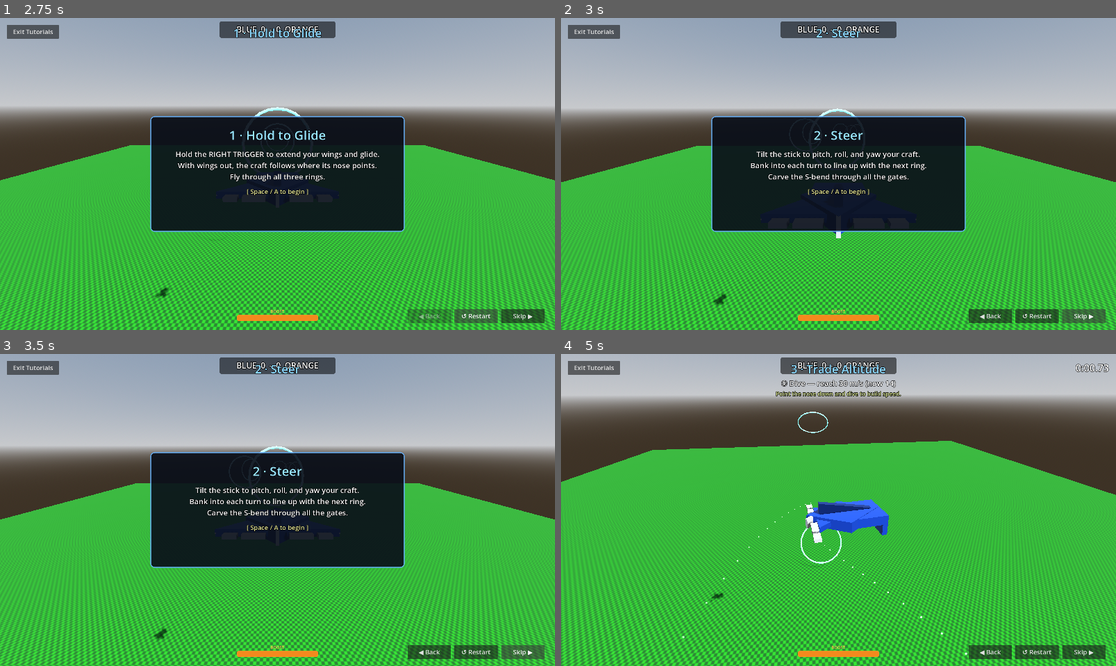
Above: before the commit, frames 1-4 (two rows, left to right).
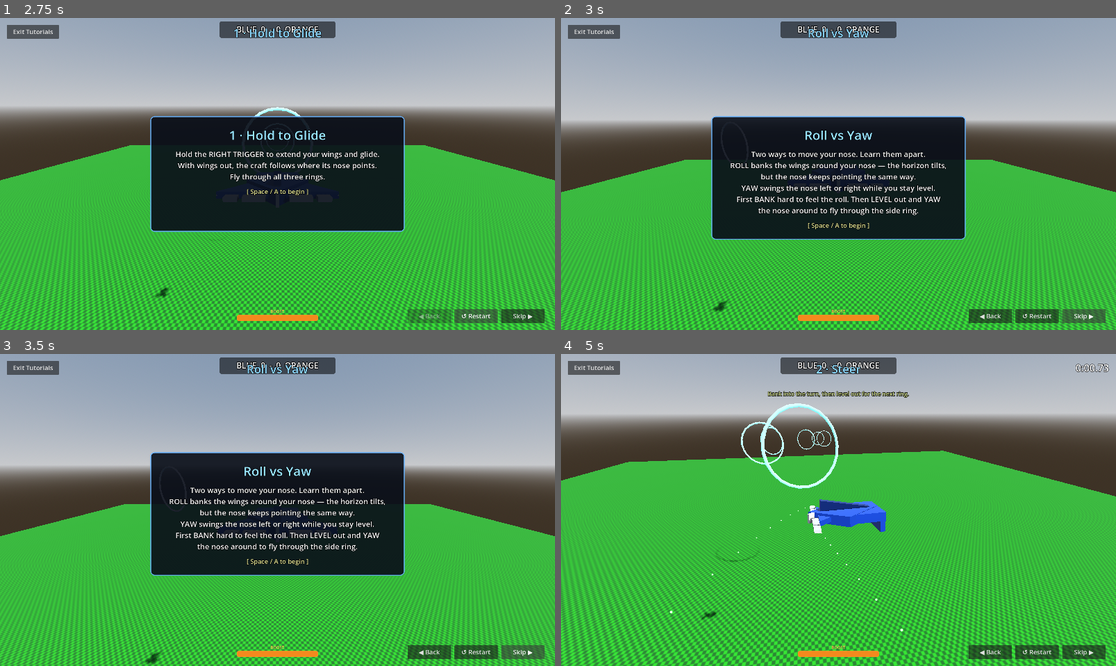
Above: after the commit, the same moments.

Repository: westonkelliher/glider
Game: Godot game, scene res://tutorial/tutorial.tscn
Same seed, same stepped clock (60 frames per second), same inputs: the game is played once before the commit and once after it. This scene is started directly instead of the project's main scene.
Inputs (mouse positions are in pixels of both pictures, inside the frame that each line leads up to):
- Up to frame 1 (2.75 s): click "↺ Restart" at 0.5 s; click "↺ Restart" at 1.25 s; click "↺ Restart" at 2 s
- Up to frame 2 (3 s): click "Skip ▶" at 2.75 s
- Up to frame 3 (3.5 s): no input
- Up to frame 4 (5 s): click "Skip ▶" at 3.5 s; tap Enter (ui_accept) at 4.25, 4.52 s; move the mouse to (960, 494) at 4.27 s; hold D (move_right) from 4.28 s (still down); hold Right mouse button (boost) from 4.28 s (still down); click (960, 494) at 4.42 s

Frame 1 is identical in both runs. In frame 2, 26% of the frame differs, in the area x 0-100%, y 3-100%; in frame 3, 28%; in frame 4, 37%.

Commit message:
Boost FX, roll-vs-yaw tutorial, recessed goals + line, AI soft boost
- Punchier boost exhaust (hot-core particles + tail glow light)
- New early tutorial stage teaching roll vs yaw
- Recess goal triggers behind a drawn goal line so ball must cross
- AI gets unlimited but softer boost (no tank), player reserve unchanged
- Mark verified-done TODO items

Co-Authored-By: Claude Opus 4.8 (1M context) <noreply@anthropic.com>

Diff:
--- a/environment/arena.tscn
+++ b/environment/arena.tscn
@@ -19,6 +19,29 @@
 transparency = 1
 albedo_color = Color(1, 0.5, 0.15, 0.45)
 
+; --- goal-line markers: bright unshaded strips on the floor at each mouth plane ---
+[sub_resource type="StandardMaterial3D" id="line_blue_mat"]
+shading_mode = 0
+albedo_color = Color(0.3, 0.6, 1, 1)
+emission_enabled = true
+emission = Color(0.3, 0.6, 1, 1)
+emission_energy_multiplier = 2.0
+
+[sub_resource type="StandardMaterial3D" id="line_orange_mat"]
+shading_mode = 0
+albedo_color = Color(1, 0.55, 0.15, 1)
+emission_enabled = true
+emission = Color(1, 0.55, 0.15, 1)
+emission_energy_multiplier = 2.0
+
+[sub_resource type="BoxMesh" id="mesh_line_north"]
+material = SubResource("line_blue_mat")
+size = Vector3(80, 0.1, 0.5)
+
+[sub_resource type="BoxMesh" id="mesh_line_south"]
+material = SubResource("line_orange_mat")
+size = Vector3(80, 0.1, 0.5)
+
 [sub_resource type="BoxMesh" id="mesh_side"]
 material = SubResource("wall_mat")
 size = Vector3(3, 70, 400)
@@ -57,6 +80,11 @@
 
 [sub_resource type="BoxShape3D" id="shape_goal"]
 size = Vector3(80, 36, 30)
+
+; recessed goal-trigger shape: depth 24, sits behind the mouth so the ball must
+; fully cross the goal line (mouth plane) before the Area3D fires.
+[sub_resource type="BoxShape3D" id="shape_goal_trigger"]
+size = Vector3(80, 36, 24)
 
 [sub_resource type="BoxShape3D" id="shape_goal_back"]
 size = Vector3(80, 36, 3)
@@ -238,7 +266,8 @@
 surface_material_override/0 = SubResource("goal_blue_mat")
 
 [node name="Shape" type="CollisionShape3D" parent="GoalNorth"]
-shape = SubResource("shape_goal")
+transform = Transform3D(1, 0, 0, 0, 1, 0, 0, 0, 1, 0, 0, 1)
+shape = SubResource("shape_goal_trigger")
 
 [node name="GoalSouth" type="Area3D" parent="."]
 transform = Transform3D(1, 0, 0, 0, 1, 0, 0, 0, 1, 0, 18, -215)
@@ -249,7 +278,16 @@
 surface_material_override/0 = SubResource("goal_orange_mat")
 
 [node name="Shape" type="CollisionShape3D" parent="GoalSouth"]
-shape = SubResource("shape_goal")
+transform = Transform3D(1, 0, 0, 0, 1, 0, 0, 0, 1, 0, 0, -1)
+shape = SubResource("shape_goal_trigger")
+
+[node name="GoalLineNorth" type="MeshInstance3D" parent="."]
+transform = Transform3D(1, 0, 0, 0, 1, 0, 0, 0, 1, 0, 0.06, 200)
+mesh = SubResource("mesh_line_north")
+
+[node name="GoalLineSouth" type="MeshInstance3D" parent="."]
+transform = Transform3D(1, 0, 0, 0, 1, 0, 0, 0, 1, 0, 0.06, -200)
+mesh = SubResource("mesh_line_south")
 
 [node name="Ceiling" type="MeshInstance3D" parent="."]
 transform = Transform3D(1, 0, 0, 0, 1, 0, 0, 0, 1, 0, 71.5, 0)
--- a/scripts/glider_body.gd
+++ b/scripts/glider_body.gd
@@ -15,6 +15,8 @@
 const BOOST_DRAIN := 45.0          # units/sec while boosting (~2.2s of full tank)
 const BOOST_RECHARGE := 22.0       # units/sec once recharging
 const BOOST_RECHARGE_DELAY := 8.0  # sec of no boosting before the tank refills
+const BOOST_FORCE := 50.0           # nose-ward accel while boosting (player)
+const AI_BOOST_FORCE := 34.0        # softer accel for the AI (see AI boost below)
 
 
 ## Flight tuning — PRIMARY/SECONDARY presets, toggled live with T or the pause menu.
@@ -65,6 +67,8 @@
 var _boost_locked := false
 ## Exhaust flame, emitting only while boosting (created for every glider).
 var _boost_fx: CPUParticles3D
+## Warm point light pulsing at the tail while boosting (sells the glow).
+var _boost_light: OmniLight3D
 
 
 ## Controls.
@@ -95,6 +99,8 @@
 	_apply_team_color(AI_COLOR if is_ai else PLAYER_COLOR)
 	_boost_fx = _make_boost_fx()
 	add_child(_boost_fx)
+	_boost_light = _make_boost_light()
+	add_child(_boost_light)
 	if is_ai:
 		controller = _make_ai_controller()
 	else:
@@ -113,37 +119,67 @@
 	var fx := CPUParticles3D.new()
 	fx.emitting = false
 	fx.local_coords = false
-	fx.amount = 40
-	fx.lifetime = 0.4
+	fx.amount = 140
+	fx.lifetime = 0.5
 	fx.position = Vector3(0.0, 0.05, 0.7)
+	# Seed the jet from a small disc across the exhaust so it reads as a column,
+	# not a single point.
+	fx.emission_shape = CPUParticles3D.EMISSION_SHAPE_SPHERE
+	fx.emission_sphere_radius = 0.12
 	fx.direction = Vector3(0.0, 0.0, 1.0)
-	fx.spread = 16.0
-	fx.initial_velocity_min = 7.0
-	fx.initial_velocity_max = 11.0
+	fx.spread = 11.0
+	fx.initial_velocity_min = 11.0
+	fx.initial_velocity_max = 18.0
 	fx.gravity = Vector3.ZERO
-	fx.scale_amount_min = 0.5
-	fx.scale_amount_max = 0.9
-	var shrink := Curve.new()
-	shrink.add_point(Vector2(0.0, 1.0))
-	shrink.add_point(Vector2(1.0, 0.0))
-	fx.scale_amount_curve = shrink
+	# A touch of drag so the tail decelerates and bunches into a soft smoke puff.
+	fx.damping_min = 6.0
+	fx.damping_max = 10.0
+	fx.scale_amount_min = 0.6
+	fx.scale_amount_max = 1.1
+	# Grow slightly off the nozzle, then taper to nothing as it cools.
+	var taper := Curve.new()
+	taper.add_point(Vector2(0.0, 0.55))
+	taper.add_point(Vector2(0.18, 1.0))
+	taper.add_point(Vector2(1.0, 0.0))
+	fx.scale_amount_curve = taper
+	# White-yellow core -> orange -> red -> dark smoke fade.
 	var grad := Gradient.new()
-	grad.set_color(0, Color(1.0, 0.85, 0.4, 1.0))   # hot core
-	grad.set_color(1, Color(1.0, 0.25, 0.0, 0.0))   # fades to dim red
+	grad.offsets = PackedFloat32Array([0.0, 0.25, 0.6, 1.0])
+	grad.colors = PackedColorArray([
+		Color(1.0, 1.0, 0.92, 1.0),   # white-hot core
+		Color(1.0, 0.78, 0.25, 1.0),  # yellow
+		Color(1.0, 0.30, 0.04, 0.7),  # orange-red
+		Color(0.25, 0.10, 0.08, 0.0), # smoke fade-out
+	])
 	fx.color_ramp = grad
 	var ball := SphereMesh.new()
-	ball.radius = 0.13
-	ball.height = 0.26
+	ball.radius = 0.14
+	ball.height = 0.28
 	ball.radial_segments = 6
 	ball.rings = 3
 	var mat := StandardMaterial3D.new()
 	mat.shading_mode = BaseMaterial3D.SHADING_MODE_UNSHADED
 	mat.vertex_color_use_as_albedo = true
+	# Additive billboards give the overlapping particles a bloomy glow.
+	mat.billboard_mode = BaseMaterial3D.BILLBOARD_ENABLED
 	mat.blend_mode = BaseMaterial3D.BLEND_MODE_ADD
 	mat.transparency = BaseMaterial3D.TRANSPARENCY_ALPHA
+	mat.disable_receive_shadows = true
 	ball.material = mat
 	fx.mesh = ball
 	return fx
+
+
+## Warm omni light parented at the tail, lit only while boosting so the exhaust
+## casts a believable glow on the craft and nearby surfaces.
+func _make_boost_light() -> OmniLight3D:
+	var light := OmniLight3D.new()
+	light.position = Vector3(0.0, 0.05, 0.85)
+	light.light_color = Color(1.0, 0.55, 0.18)
+	light.light_energy = 0.0          # off until boosting (set in toggle)
+	light.omni_range = 3.5
+	light.shadow_enabled = false
+	return light
 
 
 ## Paint the body in the team color with a Rocket-League-ish metallic finish.
@@ -285,19 +321,27 @@
 	# Releasing the button clears the empty-tank lock so the next press can boost.
 	if not ctl.boost:
 		_boost_locked = false
-	var boosting := ctl.boost and boost_amount > 0.0 and not _boost_locked
+	# The AI gets unlimited but softer boost: boost-tank management is hard to
+	# train, so the AI never runs dry and just thrusts a bit weaker than the
+	# player. The player still drains a finite, lockable reserve.
+	var boosting := ctl.boost if is_ai else (ctl.boost and boost_amount > 0.0 and not _boost_locked)
 	if boosting:
-		velocity += nose_dir * 50.0 * delta
-		boost_amount = maxf(0.0, boost_amount - BOOST_DRAIN * delta)
-		_boost_idle = 0.0
-		if boost_amount <= 0.0:
-			_boost_locked = true  # drained while held; require a release to re-fire
+		velocity += nose_dir * (AI_BOOST_FORCE if is_ai else BOOST_FORCE) * delta
+		if not is_ai:
+			boost_amount = maxf(0.0, boost_amount - BOOST_DRAIN * delta)
+			_boost_idle = 0.0
+			if boost_amount <= 0.0:
+				_boost_locked = true  # drained while held; require a release to re-fire
 	else:
 		_boost_idle += delta
 		if _boost_idle >= BOOST_RECHARGE_DELAY:
 			boost_amount = minf(BOOST_MAX, boost_amount + BOOST_RECHARGE * delta)
 	if _boost_fx:
 		_boost_fx.emitting = boosting
+	if _boost_light:
+		# Flicker the glow a little so the exhaust feels alive while boosting.
+		var target := (2.4 + 0.5 * sin(_boost_idle * 60.0)) if boosting else 0.0
+		_boost_light.light_energy = lerpf(_boost_light.light_energy, target, minf(1.0, delta * 18.0))
 
 	var slow := ctl.slow
 	if slow > 0.0 and current_speed > 4.0:
--- /dev/null
+++ b/tutorial/stages/stage_02_roll_yaw.gd
@@ -0,0 +1,118 @@
+extends TutorialStage
+## Stage (early) — Roll vs Yaw. Foundational lesson on the two ways the nose can
+## move, taught one axis at a time so the difference is felt directly:
+##
+##   ROLL = bank the wings around the nose axis (the horizon tilts; nose stays
+##          pointed the same way).
+##   YAW  = swing the nose left/right while the craft stays level (the horizon
+##          stays flat; the nose sweeps across the world).
+##
+## Phase 1: BANK past a roll threshold (tilt the wings) — measured from how far
+##          the craft's up-vector leans off true vertical.
+## Phase 2: level the wings, then YAW the nose to turn through a target heading,
+##          flying through the goal ring set off to the side.
+##
+## Because each phase isolates one axis, the player learns that roll alone does
+## not change where the nose points, and yaw alone changes heading without
+## banking.
+
+const SPEED: float = 18.0
+## Bank past this many degrees (either direction) to clear the roll phase.
+const ROLL_TARGET_DEG: float = 35.0
+## Re-level the wings to under this bank before the yaw phase opens.
+const LEVEL_DEG: float = 12.0
+
+enum Phase { ROLL, LEVEL, YAW }
+
+var _phase: int = Phase.ROLL
+var _goal: TutGate = null
+var _passed: bool = false
+
+
+func stage_title() -> String:
+	return "Roll vs Yaw"
+
+
+func intro_lines() -> Array[String]:
+	return [
+		"Two ways to move your nose. Learn them apart.",
+		"ROLL banks the wings around your nose — the horizon tilts,",
+		"but the nose keeps pointing the same way.",
+		"YAW swings the nose left or right while you stay level.",
+		"First BANK hard to feel the roll. Then LEVEL out and YAW",
+		"the nose around to fly through the side ring.",
+	]
+
+
+func start_pose() -> Transform3D:
+	# High up, nose forward (-Z), level wings so the bank is obvious.
+	return pose_facing(Vector3(0.0, 60.0, 40.0), Vector3(0.0, -0.06, -1.0))
+
+
+func par_time() -> float:
+	return 0.0  # Untimed: this is about feel, not speed.
+
+
+func build() -> void:
+	# Goal ring sits off to the LEFT and ahead, facing back toward the player so
+	# the only way to line up is to YAW the nose left and fly through it.
+	var goal_pos: Vector3 = Vector3(-46.0, 52.0, -34.0)
+	var face: Vector3 = Vector3(0.6, 0.0, -1.0)
+	_goal = TutGate.make(goal_pos, face, 10.0)
+	_goal.glider = glider
+	_goal.passed.connect(_on_goal_passed)
+	add_child(_goal)
+	# Dim it until the yaw phase so the player focuses on the roll first.
+	_goal.set_color(Color(0.3, 0.35, 0.45))
+	_update_objective()
+
+
+func on_begin() -> void:
+	var nose: Vector3 = -glider.global_transform.basis.z.normalized()
+	glider.velocity = nose * SPEED
+	glider.pot_height = glider.global_position.y + SPEED * SPEED / (2.0 * Glider.G)
+	ui.set_hint("ROLL: tilt the stick to bank your wings. Watch the horizon tip.")
+
+
+func update(_delta: float) -> void:
+	if glider.global_position.y < 2.0:
+		failed.emit("flew off course")
+		return
+
+	var bank: float = _bank_degrees()
+	match _phase:
+		Phase.ROLL:
+			if bank >= ROLL_TARGET_DEG:
+				_phase = Phase.LEVEL
+				ui.set_hint("Good bank! Now LEVEL the wings out (horizon flat).")
+				_update_objective()
+		Phase.LEVEL:
+			if bank <= LEVEL_DEG:
+				_phase = Phase.YAW
+				_goal.set_color(Color(0.25, 0.8, 1.0))
+				ui.set_hint("YAW: swing the nose toward the side ring and fly through it.")
+				_update_objective()
+		Phase.YAW:
+			if _passed:
+				completed.emit()
+
+
+## Bank angle in degrees: how far the craft's up-vector leans off true vertical.
+func _bank_degrees() -> float:
+	var up: Vector3 = glider.global_transform.basis.y.normalized()
+	var dot: float = clampf(up.dot(Vector3.UP), -1.0, 1.0)
+	return rad_to_deg(acos(dot))
+
+
+func _on_goal_passed() -> void:
+	_passed = true
+
+
+func _update_objective() -> void:
+	match _phase:
+		Phase.ROLL:
+			ui.set_objective("1. BANK past %d°  (roll the wings)" % int(ROLL_TARGET_DEG))
+		Phase.LEVEL:
+			ui.set_objective("2. LEVEL the wings  (under %d°)" % int(LEVEL_DEG))
+		Phase.YAW:
+			ui.set_objective("3. YAW through the side ring")
--- a/tutorial/tutorial_manager.gd
+++ b/tutorial/tutorial_manager.gd
@@ -9,6 +9,7 @@
 ## Ordered stage scripts. Add new stages here.
 const STAGE_PATHS: Array[String] = [
 	"res://tutorial/stages/stage_01_grip.gd",
+	"res://tutorial/stages/stage_02_roll_yaw.gd",
 	"res://tutorial/stages/stage_02_steer.gd",
 	"res://tutorial/stages/stage_03_energy.gd",
 	"res://tutorial/stages/stage_04_drift.gd",
Not shown, changed: TODO.txt
Not shown: 1 places in environment/arena.tscn that only renumber resources
